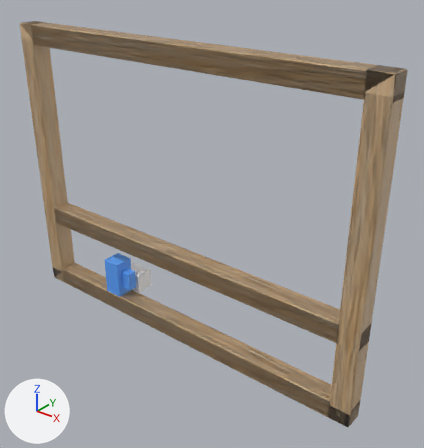
One commit to the Blender file MapEditor/Stages1/Stages1.blend: the scene before it, then after it.
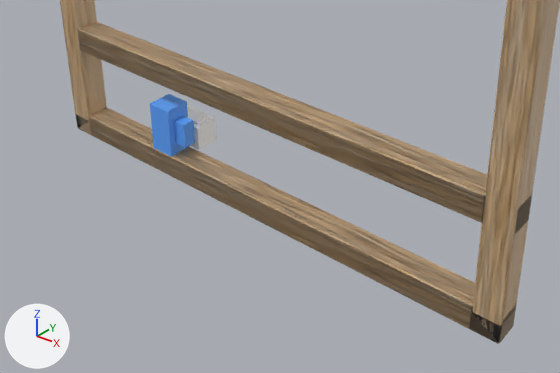
Each version appears first whole from a 50 mm lens placed at (43.4, -37.7, 37.7), pointed at (11.7, 2.0, 13.1), and next in a close-up on the part from 0% to 92% of the width and 42% to 100% of the height. Arrows for +X, +Y and +Z are at lower left; the lights stay in place. The older version's two pictures come first.

Names of what the first close-up shows: 'NormalBlock.001', 'NormalBlock.002', 'NormalBlock.003', 'NormalBlock.004', 'PlayerCore', 'StartHouse'.
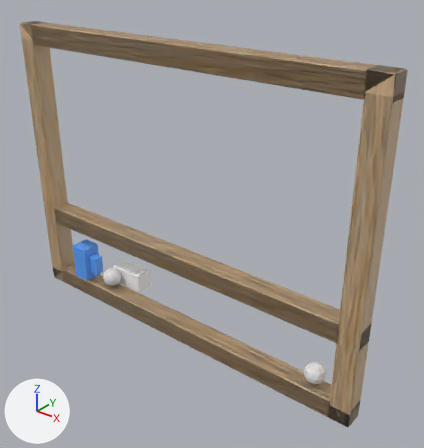
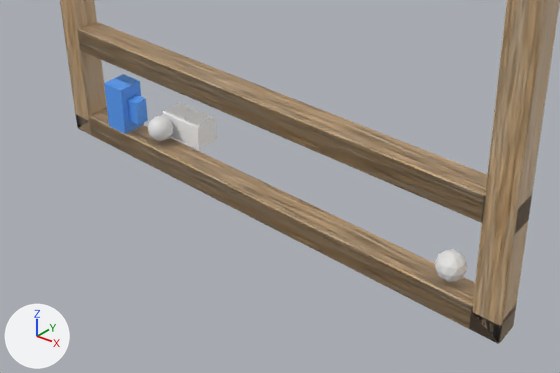
The change, as a list of edits to the scene's bpy script:
```text
Add me_球:
    me_球.from_pydata(...)  # a UV sphere (32 segments, 16 rings, poles along z) spanning x -1.0..1.0, y -1.0..1.0, z -1.0..1.0
Add me_ico球:
    me_ico球.from_pydata(...)  # an icosphere of 80 faces spanning x -0.95..0.95, y -1.0..1.0, z -1.0..1.0
Change ob_playercore:
    ob_playercore.location: (0.0, 0.0, 4.0) -> (-5.37, 0.0, 4.0)
Add ob_package:
    ob_package = bpy.data.objects.new('Package', me_球)
    ob_package.location = (-1.15, 0.0, 3.29)
Add ob_goalhouse:
    ob_goalhouse = bpy.data.objects.new('GoalHouse', me_ico球)
    ob_goalhouse.location = (24.9, 0.0, 3.25)
```

Location of each change, [x1, y1, x2, y2] in pixels of the close-ups (560 x 373 px):
'PlayerCore', moved: before [150, 94, 195, 157]; after [104, 74, 148, 134]
'GoalHouse', added: after [435, 249, 467, 282]
'Package', added: after [148, 115, 173, 141]
